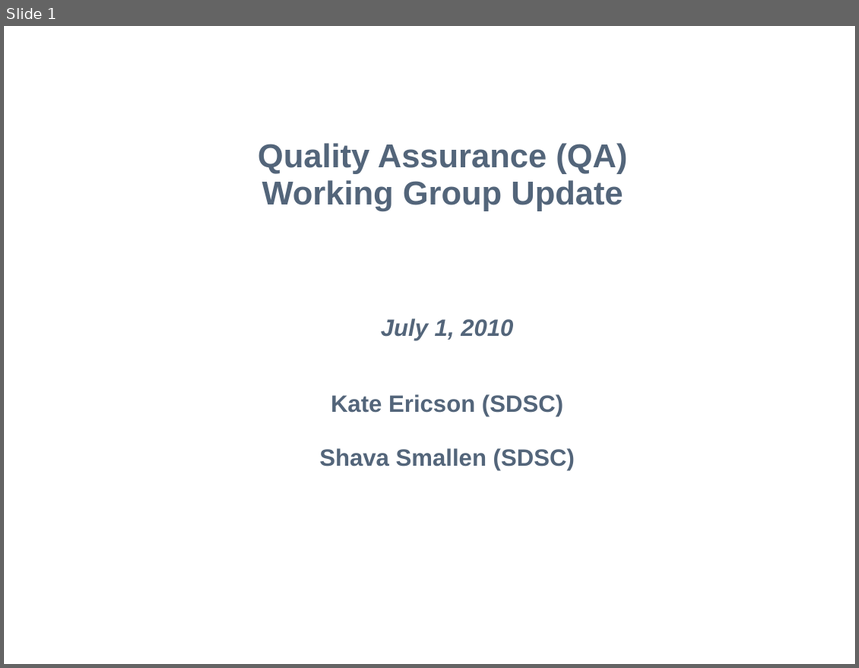
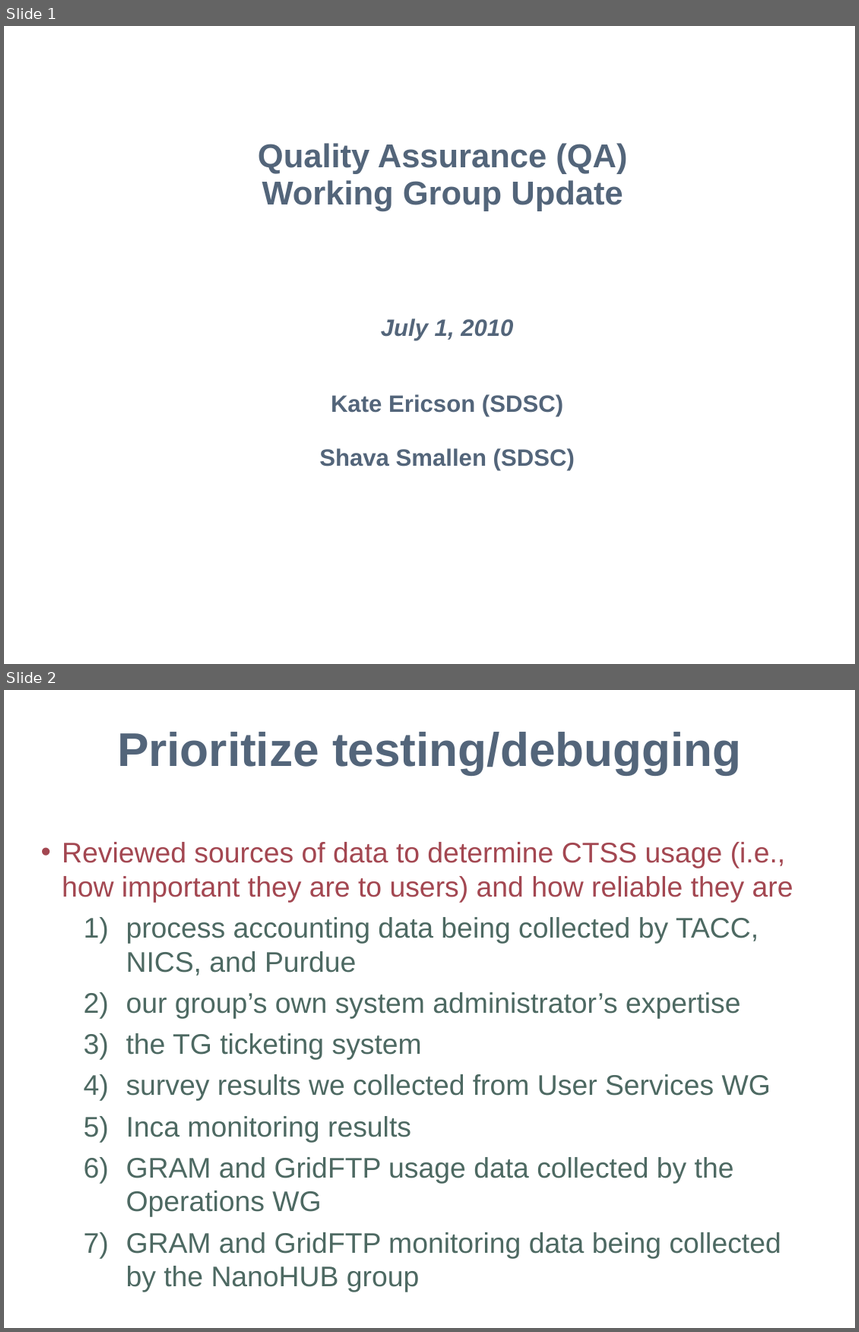
Before and after one commit to IncaProject/inca-xsede, a slide deck: xsede/mgmt/2010/Qa-wg-update-july10.ppt. Shown one above the other, each under a label of ours: slide 1 before the commit, slides 1 and 2 after it. The pictures are 859x668 and 859x1332 pixels, drawn with LibreOffice and Linux fonts; fonts in the diff are those of the drawing; background and template pictures are left out. Boxes give left, top, right and bottom in pixels: in the first picture for what was removed or moved away, otherwise in the second. Text is boxed around its words. In the diff, an @@ line names an element or a change of style, - is before the commit and + after.

```diff
--- a/xsede/mgmt/2010/Qa-wg-update-july10.ppt
+++ b/xsede/mgmt/2010/Qa-wg-update-july10.ppt
@@ slide 2 added at [4,690,855,1328], background #FFFFFF @@
@@ title added at [117,732,741,774], 40 pt, text #53657A, bold @@
+Prioritize testing/debugging
@@ text added at [62,842,794,1293], 24 pt, text #4D6962 @@
+• Reviewed sources of data to determine CTSS usage (i.e., how important they are to users) and how reliable they are
+  1) process accounting data being collected by TACC, NICS, and Purdue
+  2) our group’s own system administrator’s expertise
+  3) the TG ticketing system
+  4) survey results we collected from User Services WG
+  5) Inca monitoring results
+  6) GRAM and GridFTP usage data collected by the Operations WG
+  7) GRAM and GridFTP monitoring data being collected by the NanoHUB group
```
Also in this commit, not shown: 4 slides changed, 2 other slides added.
